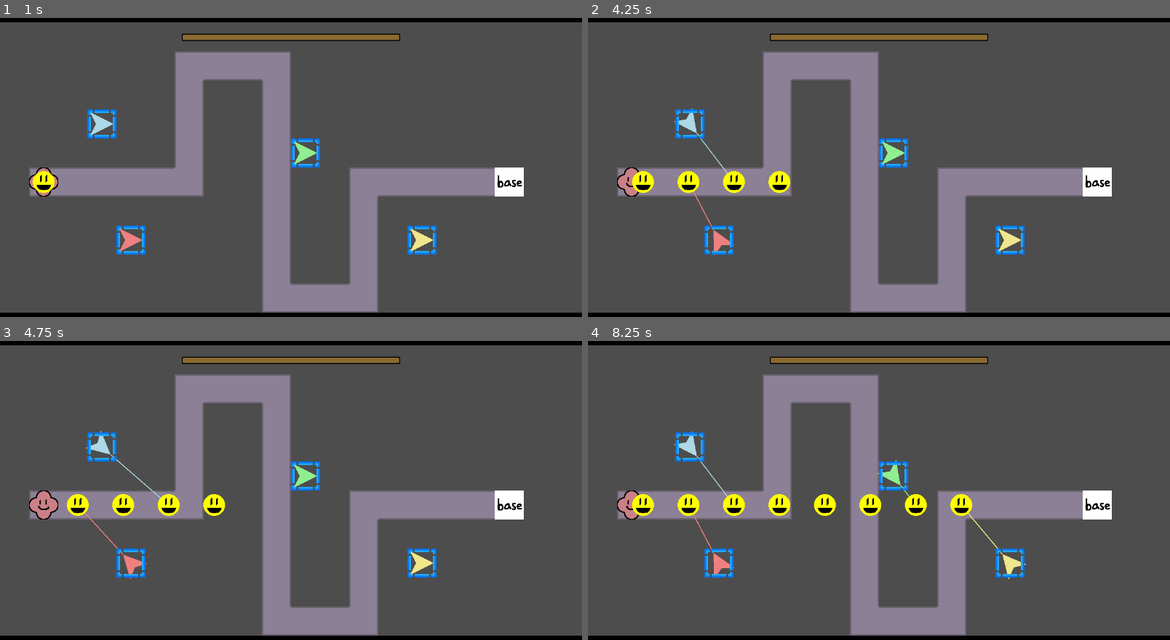
Above: before the commit, frames 1-4 (two rows, left to right).
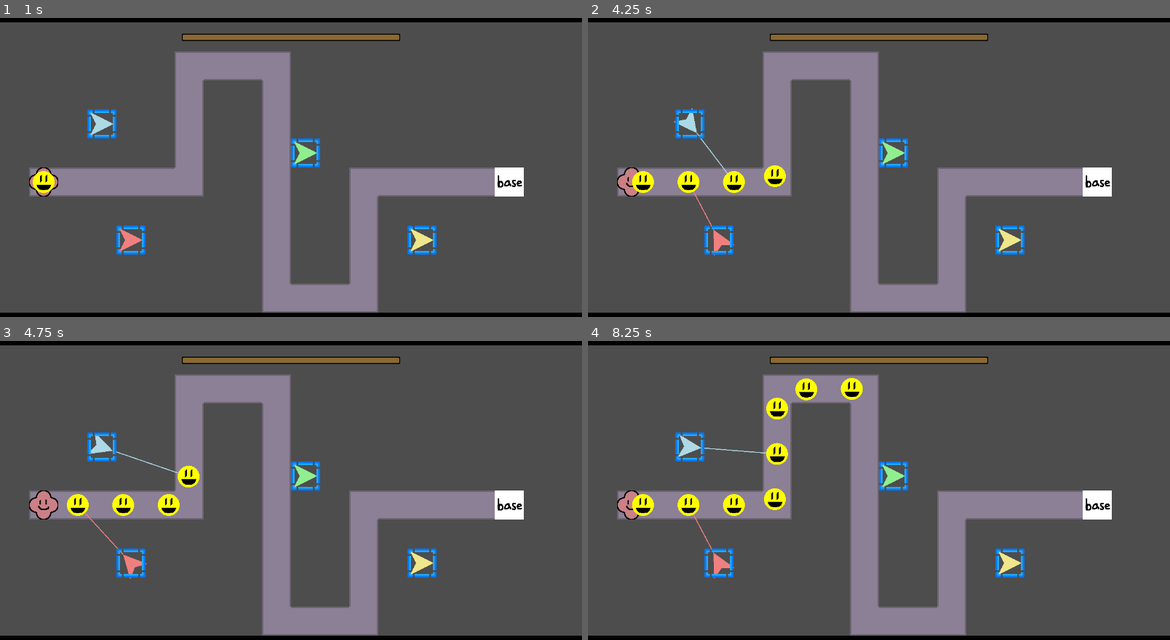
Above: after the commit, the same moments.

Repository: ladybunne/gmtk-game-jam-2024
Game: Godot game, scene res://MainScene.tscn
Same seed, same stepped clock (60 frames per second), same inputs: the game is played once before the commit and once after it.
Inputs (mouse positions are in pixels of both pictures, inside the frame that each line leads up to):
- Up to frame 1 (1 s): tap Enter at 0.5 s; move the mouse to (419, 152) at 0.52 s; click (419, 152) at 0.67 s
- Up to frame 2 (4.25 s): move the mouse to (762, 182) at 1.27 s; click (762, 182) at 1.42 s; move the mouse to (937, 95) at 2.02 s; click (937, 95) at 2.17 s; move the mouse to (849, 233) at 2.77 s; click (849, 233) at 2.92 s; move the mouse to (1053, 215) at 3.52 s; click (1053, 215) at 3.67 s
- Up to frame 3 (4.75 s): move the mouse to (116, 442) at 4.27 s; click (116, 442) at 4.42 s
- Up to frame 4 (8.25 s): move the mouse to (908, 490) at 5.02 s; click (908, 490) at 5.17 s; move the mouse to (791, 409) at 5.77 s; click (791, 409) at 5.92 s; move the mouse to (1007, 475) at 6.52 s; click (1007, 475) at 6.67 s; move the mouse to (762, 505) at 7.27 s; click (762, 505) at 7.42 s; move the mouse to (937, 418) at 8.02 s; click (937, 418) at 8.17 s

Frame 1 is identical in both runs. In frame 2, 0.3% of the frame differs, in the area x 14-35%, y 30-80%; in frame 3, 0.6%; in frame 4, 2.4%, in the area x 14-76%, y 12-80%.

Commit message:
Add navigation, woo! (It was easy.)

Diff:
--- a/Assets/Tilesets/LevelTileSet.tres
+++ b/Assets/Tilesets/LevelTileSet.tres
@@ -1,101 +1,95 @@
-[gd_resource type="TileSet" load_steps=19 format=3 uid="uid://bxu7rt05x3aw8"]
+[gd_resource type="TileSet" load_steps=18 format=3 uid="uid://bxu7rt05x3aw8"]
 
 [ext_resource type="Texture2D" uid="uid://c1kr3hcmkep2f" path="res://Assets/Tiles/tileset.png" id="1_gfreu"]
 
-[sub_resource type="NavigationPolygon" id="NavigationPolygon_ebkoo"]
-vertices = PackedVector2Array(32, 32, -32, 32, -32, -32, 32, -32)
-polygons = Array[PackedInt32Array]([PackedInt32Array(0, 1, 2, 3)])
-outlines = Array[PackedVector2Array]([PackedVector2Array(-32, -32, 32, -32, 32, 32, -32, 32)])
-agent_radius = 0.0
-
-[sub_resource type="NavigationPolygon" id="NavigationPolygon_ok5fw"]
-vertices = PackedVector2Array(32, 32, -32, 32, -32, -16, 32, -16)
-polygons = Array[PackedInt32Array]([PackedInt32Array(0, 1, 2, 3)])
-outlines = Array[PackedVector2Array]([PackedVector2Array(-32, -16, 32, -16, 32, 32, -32, 32)])
-agent_radius = 0.0
-
-[sub_resource type="NavigationPolygon" id="NavigationPolygon_pcnrb"]
-vertices = PackedVector2Array(16, 32, -32, 32, -32, -16, 16, -16)
-polygons = Array[PackedInt32Array]([PackedInt32Array(0, 1, 2, 3)])
-outlines = Array[PackedVector2Array]([PackedVector2Array(-32, -16, 16, -16, 16, 32, -32, 32)])
-agent_radius = 0.0
-
-[sub_resource type="NavigationPolygon" id="NavigationPolygon_5d417"]
-vertices = PackedVector2Array(16, 16, -32, 16, -32, -16, 16, -16)
-polygons = Array[PackedInt32Array]([PackedInt32Array(0, 1, 2, 3)])
-outlines = Array[PackedVector2Array]([PackedVector2Array(-32, -16, 16, -16, 16, 16, -32, 16)])
-agent_radius = 0.0
-
-[sub_resource type="NavigationPolygon" id="NavigationPolygon_riy2y"]
-vertices = PackedVector2Array(16, 16, -16, 16, -16, -16, 16, -16)
-polygons = Array[PackedInt32Array]([PackedInt32Array(0, 1, 2, 3)])
-outlines = Array[PackedVector2Array]([PackedVector2Array(-16, -16, 16, -16, 16, 16, -16, 16)])
-agent_radius = 0.0
-
-[sub_resource type="NavigationPolygon" id="NavigationPolygon_5kjf7"]
-vertices = PackedVector2Array(16, 32, -32, 32, -32, -32, 16, -32)
-polygons = Array[PackedInt32Array]([PackedInt32Array(0, 1, 2, 3)])
-outlines = Array[PackedVector2Array]([PackedVector2Array(-32, -32, 16, -32, 16, 32, -32, 32)])
-agent_radius = 0.0
-
-[sub_resource type="NavigationPolygon" id="NavigationPolygon_uabsk"]
-vertices = PackedVector2Array(16, 16, -32, 16, -32, -32, 16, -32)
-polygons = Array[PackedInt32Array]([PackedInt32Array(0, 1, 2, 3)])
-outlines = Array[PackedVector2Array]([PackedVector2Array(-32, -32, 16, -32, 16, 16, -32, 16)])
-agent_radius = 0.0
-
-[sub_resource type="NavigationPolygon" id="NavigationPolygon_edn46"]
-vertices = PackedVector2Array(16, 16, -16, 16, -16, -32, 16, -32)
-polygons = Array[PackedInt32Array]([PackedInt32Array(0, 1, 2, 3)])
-outlines = Array[PackedVector2Array]([PackedVector2Array(-16, -32, 16, -32, 16, 16, -16, 16)])
-agent_radius = 0.0
-
-[sub_resource type="NavigationPolygon" id="NavigationPolygon_fqy3m"]
-vertices = PackedVector2Array(32, 16, -32, 16, -32, -16, 32, -16)
-polygons = Array[PackedInt32Array]([PackedInt32Array(0, 1, 2, 3)])
-outlines = Array[PackedVector2Array]([PackedVector2Array(-32, -16, 32, -16, 32, 16, -32, 16)])
-agent_radius = 0.0
-
-[sub_resource type="NavigationPolygon" id="NavigationPolygon_5l5gm"]
-vertices = PackedVector2Array(32, 16, -32, 16, -32, -32, 32, -32)
-polygons = Array[PackedInt32Array]([PackedInt32Array(0, 1, 2, 3)])
-outlines = Array[PackedVector2Array]([PackedVector2Array(-32, -32, 32, -32, 32, 16, -32, 16)])
-agent_radius = 0.0
-
-[sub_resource type="NavigationPolygon" id="NavigationPolygon_xl02r"]
-vertices = PackedVector2Array(32, 16, -16, 16, -16, -32, 32, -32)
-polygons = Array[PackedInt32Array]([PackedInt32Array(0, 1, 2, 3)])
-outlines = Array[PackedVector2Array]([PackedVector2Array(-16, -32, 32, -32, 32, 16, -16, 16)])
-agent_radius = 0.0
-
-[sub_resource type="NavigationPolygon" id="NavigationPolygon_ojetb"]
-vertices = PackedVector2Array(32, 16, -16, 16, -16, -16, 32, -16)
-polygons = Array[PackedInt32Array]([PackedInt32Array(0, 1, 2, 3)])
-outlines = Array[PackedVector2Array]([PackedVector2Array(-16, -16, 32, -16, 32, 16, -16, 16)])
-agent_radius = 0.0
-
-[sub_resource type="NavigationPolygon" id="NavigationPolygon_6vsf1"]
-vertices = PackedVector2Array(16, 32, -16, 32, -16, -32, 16, -32)
-polygons = Array[PackedInt32Array]([PackedInt32Array(0, 1, 2, 3)])
-outlines = Array[PackedVector2Array]([PackedVector2Array(-16, -32, 16, -32, 16, 32, -16, 32)])
-agent_radius = 0.0
-
-[sub_resource type="NavigationPolygon" id="NavigationPolygon_1124c"]
-vertices = PackedVector2Array(32, 32, -16, 32, -16, -32, 32, -32)
-polygons = Array[PackedInt32Array]([PackedInt32Array(0, 1, 2, 3)])
-outlines = Array[PackedVector2Array]([PackedVector2Array(-16, -32, 32, -32, 32, 32, -16, 32)])
-agent_radius = 0.0
-
-[sub_resource type="NavigationPolygon" id="NavigationPolygon_wrwlo"]
-vertices = PackedVector2Array(32, 32, -16, 32, -16, -16, 32, -16)
-polygons = Array[PackedInt32Array]([PackedInt32Array(0, 1, 2, 3)])
-outlines = Array[PackedVector2Array]([PackedVector2Array(-16, -16, 32, -16, 32, 32, -16, 32)])
-agent_radius = 0.0
-
-[sub_resource type="NavigationPolygon" id="NavigationPolygon_scee0"]
-vertices = PackedVector2Array(16, 32, -16, 32, -16, -16, 16, -16)
-polygons = Array[PackedInt32Array]([PackedInt32Array(0, 1, 2, 3)])
-outlines = Array[PackedVector2Array]([PackedVector2Array(-16, -16, 16, -16, 16, 32, -16, 32)])
+[sub_resource type="NavigationPolygon" id="NavigationPolygon_ta8nn"]
+vertices = PackedVector2Array(32, -6.39844, 32, 6.39844, 6.39844, 5.5, 6.39844, -6.39844, 6.39844, 32, -6.39844, 32, -6.39844, 6.39844, -32, 6.39844, -32, -6.39844, -6.39844, -6.39844, 6.39844, -32, -6.39844, -32)
+polygons = Array[PackedInt32Array]([PackedInt32Array(0, 1, 2, 3), PackedInt32Array(2, 4, 5, 6), PackedInt32Array(6, 7, 8, 9, 2), PackedInt32Array(3, 2, 9), PackedInt32Array(10, 3, 9, 11)])
+outlines = Array[PackedVector2Array]([PackedVector2Array(-6.4, -32, 6.4, -32, 6.4, -6.4, 32, -6.4, 32, 6.4, 6.4, 5.5, 6.4, 32, -6.4, 32, -6.4, 6.4, -32, 6.4, -32, -6.4, -6.4, -6.4)])
+agent_radius = 0.0
+
+[sub_resource type="NavigationPolygon" id="NavigationPolygon_6h3qg"]
+vertices = PackedVector2Array(32, -6.39844, 32, 6.39844, 6.39844, 6.39844, -32, -6.39844, 6.39844, 32, -6.39844, 32, -6.39844, 6.39844, -32, 6.39844)
+polygons = Array[PackedInt32Array]([PackedInt32Array(0, 1, 2, 3), PackedInt32Array(2, 4, 5, 6), PackedInt32Array(3, 2, 6), PackedInt32Array(3, 6, 7)])
+outlines = Array[PackedVector2Array]([PackedVector2Array(-32, -6.4, 32, -6.4, 32, 6.4, 6.4, 6.4, 6.4, 32, -6.4, 32, -6.4, 6.4, -32, 6.4)])
+agent_radius = 0.0
+
+[sub_resource type="NavigationPolygon" id="NavigationPolygon_t8jtq"]
+vertices = PackedVector2Array(6.39844, -6.39844, 6.39844, 32, -6.39844, 32, -6.39844, 6.39844, -32, -6.39844, -32, 6.39844)
+polygons = Array[PackedInt32Array]([PackedInt32Array(0, 1, 2, 3), PackedInt32Array(4, 0, 3, 5)])
+outlines = Array[PackedVector2Array]([PackedVector2Array(-32, -6.4, 6.4, -6.4, 6.4, 32, -6.4, 32, -6.4, 6.4, -32, 6.4)])
+agent_radius = 0.0
+
+[sub_resource type="NavigationPolygon" id="NavigationPolygon_bqvl2"]
+vertices = PackedVector2Array(6.39844, 6.39844, -32, 6.39844, -32, -6.39844, 6.39844, -6.39844)
+polygons = Array[PackedInt32Array]([PackedInt32Array(0, 1, 2, 3)])
+outlines = Array[PackedVector2Array]([PackedVector2Array(-32, -6.4, 6.4, -6.4, 6.4, 6.4, -32, 6.4, -32, 16)])
+agent_radius = 0.0
+
+[sub_resource type="NavigationPolygon" id="NavigationPolygon_q5p3y"]
+vertices = PackedVector2Array(6.39844, -32, 6.39844, 32, -6.39844, 32, -6.39844, 6.39844, -32, 6.39844, -32, -6.39844, -6.39844, -6.39844, -6.39844, -32)
+polygons = Array[PackedInt32Array]([PackedInt32Array(0, 1, 2, 3), PackedInt32Array(3, 4, 5, 6), PackedInt32Array(0, 3, 6), PackedInt32Array(0, 6, 7)])
+outlines = Array[PackedVector2Array]([PackedVector2Array(-6.4, -32, 6.4, -32, 6.4, 32, -6.4, 32, -6.4, 6.4, -32, 6.4, -32, -6.4, -6.4, -6.4)])
+agent_radius = 0.0
+
+[sub_resource type="NavigationPolygon" id="NavigationPolygon_as0dm"]
+vertices = PackedVector2Array(6.39844, 6.39844, -32, 6.39844, -32, -6.39844, -6.39844, -6.39844, 6.39844, -32, -6.39844, -32)
+polygons = Array[PackedInt32Array]([PackedInt32Array(0, 1, 2, 3), PackedInt32Array(4, 0, 3, 5)])
+outlines = Array[PackedVector2Array]([PackedVector2Array(-6.4, -32, 6.4, -32, 6.4, 6.4, -32, 6.4, -32, -6.4, -6.4, -6.4)])
+agent_radius = 0.0
+
+[sub_resource type="NavigationPolygon" id="NavigationPolygon_d0vu7"]
+vertices = PackedVector2Array(6.39844, 6.39844, -6.39844, 6.39844, -6.39844, -32, 6.39844, -32)
+polygons = Array[PackedInt32Array]([PackedInt32Array(0, 1, 2, 3)])
+outlines = Array[PackedVector2Array]([PackedVector2Array(-6.4, -32, 6.4, -32, 6.4, 6.4, -6.4, 6.4)])
+agent_radius = 0.0
+
+[sub_resource type="NavigationPolygon" id="NavigationPolygon_cs6ug"]
+vertices = PackedVector2Array(32, 6.39844, -32, 6.39844, -32, -6.39844, 32, -6.39844)
+polygons = Array[PackedInt32Array]([PackedInt32Array(0, 1, 2, 3)])
+outlines = Array[PackedVector2Array]([PackedVector2Array(-32, -6.4, 32, -6.4, 32, 6.4, -32, 6.4)])
+agent_radius = 0.0
+
+[sub_resource type="NavigationPolygon" id="NavigationPolygon_o1p23"]
+vertices = PackedVector2Array(6.39844, -6.39844, 32, -6.39844, 32, 6.39844, -32, 6.39844, -32, -6.39844, -6.39844, -6.39844, 6.39844, -32, -6.39844, -32)
+polygons = Array[PackedInt32Array]([PackedInt32Array(0, 1, 2, 3), PackedInt32Array(3, 4, 5), PackedInt32Array(0, 3, 5), PackedInt32Array(6, 0, 5, 7)])
+outlines = Array[PackedVector2Array]([PackedVector2Array(-6.4, -32, 6.4, -32, 6.4, -6.4, 32, -6.4, 32, 6.4, -32, 6.4, -32, -6.4, -6.4, -6.4)])
+agent_radius = 0.0
+
+[sub_resource type="NavigationPolygon" id="NavigationPolygon_nh83v"]
+vertices = PackedVector2Array(6.39844, -6.39844, 32, -6.39844, 32, 6.39844, -6.39844, 6.39844, -6.39844, -32, 6.39844, -32)
+polygons = Array[PackedInt32Array]([PackedInt32Array(0, 1, 2, 3), PackedInt32Array(0, 3, 4, 5)])
+outlines = Array[PackedVector2Array]([PackedVector2Array(-6.4, -32, 6.4, -32, 6.4, -6.4, 32, -6.4, 32, 6.4, -6.4, 6.4)])
+agent_radius = 0.0
+
+[sub_resource type="NavigationPolygon" id="NavigationPolygon_fglxy"]
+vertices = PackedVector2Array(32, 6.39844, -6.39844, 6.39844, -6.39844, -6.39844, 32, -6.39844)
+polygons = Array[PackedInt32Array]([PackedInt32Array(0, 1, 2, 3)])
+outlines = Array[PackedVector2Array]([PackedVector2Array(-6.4, -6.4, 32, -6.4, 32, 6.4, -6.4, 6.4)])
+agent_radius = 0.0
+
+[sub_resource type="NavigationPolygon" id="NavigationPolygon_aifpy"]
+vertices = PackedVector2Array(6.39844, 32, -6.39844, 32, -6.39844, -32, 6.39844, -32)
+polygons = Array[PackedInt32Array]([PackedInt32Array(0, 1, 2, 3)])
+outlines = Array[PackedVector2Array]([PackedVector2Array(-6.4, -32, 6.4, -32, 6.4, 32, -6.4, 32)])
+agent_radius = 0.0
+
+[sub_resource type="NavigationPolygon" id="NavigationPolygon_hsmsu"]
+vertices = PackedVector2Array(6.39844, -6.39844, 32, -7, 32, 6.39844, 6.39844, 6.39844, 6.39844, 32, -6.39844, 32, -6.39844, -32, 6.39844, -32)
+polygons = Array[PackedInt32Array]([PackedInt32Array(0, 1, 2, 3), PackedInt32Array(3, 4, 5, 6), PackedInt32Array(0, 3, 6), PackedInt32Array(7, 0, 6)])
+outlines = Array[PackedVector2Array]([PackedVector2Array(-6.4, -32, 6.4, -32, 6.4, -6.4, 32, -7, 32, 6.4, 6.4, 6.4, 6.4, 32, -6.4, 32)])
+agent_radius = 0.0
+
+[sub_resource type="NavigationPolygon" id="NavigationPolygon_r6obb"]
+vertices = PackedVector2Array(32, -6.39844, 32, 6.39844, 6.39844, 6.39844, -6.39844, -6.39844, -6.39844, 32, 6.39844, 32)
+polygons = Array[PackedInt32Array]([PackedInt32Array(0, 1, 2, 3), PackedInt32Array(4, 3, 2, 5)])
+outlines = Array[PackedVector2Array]([PackedVector2Array(-6.4, -6.4, 32, -6.4, 32, 6.4, 6.4, 6.4, 6.4, 32, -6.4, 32)])
+agent_radius = 0.0
+
+[sub_resource type="NavigationPolygon" id="NavigationPolygon_sa55y"]
+vertices = PackedVector2Array(6.39844, 32, -6.39844, 32, -6.39844, -6.39844, 6.39844, -6.39844)
+polygons = Array[PackedInt32Array]([PackedInt32Array(0, 1, 2, 3)])
+outlines = Array[PackedVector2Array]([PackedVector2Array(-6.4, -6.4, 6.4, -6.4, 6.4, 32, -6.4, 32)])
 agent_radius = 0.0
 
 [sub_resource type="TileSetAtlasSource" id="TileSetAtlasSource_xfw5l"]
@@ -108,95 +102,94 @@
 0:0/0/terrains_peering_bit/bottom_side = 0
 0:0/0/terrains_peering_bit/left_side = 0
 0:0/0/terrains_peering_bit/top_side = 0
-0:0/0/navigation_layer_0/polygon = SubResource("NavigationPolygon_ebkoo")
+0:0/0/navigation_layer_0/polygon = SubResource("NavigationPolygon_ta8nn")
 1:0/0 = 0
 1:0/0/terrain_set = 0
 1:0/0/terrain = 0
-1:0/0/navigation_layer_0/polygon = SubResource("NavigationPolygon_riy2y")
 2:0/0 = 0
 2:0/0/terrain_set = 0
 2:0/0/terrain = 0
 2:0/0/terrains_peering_bit/right_side = 0
 2:0/0/terrains_peering_bit/left_side = 0
-2:0/0/navigation_layer_0/polygon = SubResource("NavigationPolygon_fqy3m")
+2:0/0/navigation_layer_0/polygon = SubResource("NavigationPolygon_cs6ug")
 3:0/0 = 0
 3:0/0/terrain_set = 0
 3:0/0/terrain = 0
 3:0/0/terrains_peering_bit/bottom_side = 0
 3:0/0/terrains_peering_bit/top_side = 0
-3:0/0/navigation_layer_0/polygon = SubResource("NavigationPolygon_6vsf1")
+3:0/0/navigation_layer_0/polygon = SubResource("NavigationPolygon_aifpy")
 0:1/0 = 0
 0:1/0/terrain_set = 0
 0:1/0/terrain = 0
 0:1/0/terrains_peering_bit/right_side = 0
 0:1/0/terrains_peering_bit/bottom_side = 0
 0:1/0/terrains_peering_bit/left_side = 0
-0:1/0/navigation_layer_0/polygon = SubResource("NavigationPolygon_ok5fw")
+0:1/0/navigation_layer_0/polygon = SubResource("NavigationPolygon_6h3qg")
 1:1/0 = 0
 1:1/0/terrain_set = 0
 1:1/0/terrain = 0
 1:1/0/terrains_peering_bit/bottom_side = 0
 1:1/0/terrains_peering_bit/left_side = 0
 1:1/0/terrains_peering_bit/top_side = 0
-1:1/0/navigation_layer_0/polygon = SubResource("NavigationPolygon_5kjf7")
+1:1/0/navigation_layer_0/polygon = SubResource("NavigationPolygon_q5p3y")
 2:1/0 = 0
 2:1/0/terrain_set = 0
 2:1/0/terrain = 0
 2:1/0/terrains_peering_bit/right_side = 0
 2:1/0/terrains_peering_bit/left_side = 0
 2:1/0/terrains_peering_bit/top_side = 0
-2:1/0/navigation_layer_0/polygon = SubResource("NavigationPolygon_5l5gm")
+2:1/0/navigation_layer_0/polygon = SubResource("NavigationPolygon_o1p23")
 3:1/0 = 0
 3:1/0/terrain_set = 0
 3:1/0/terrain = 0
 3:1/0/terrains_peering_bit/right_side = 0
 3:1/0/terrains_peering_bit/bottom_side = 0
 3:1/0/terrains_peering_bit/top_side = 0
-3:1/0/navigation_layer_0/polygon = SubResource("NavigationPolygon_1124c")
+3:1/0/navigation_layer_0/polygon = SubResource("NavigationPolygon_hsmsu")
 0:2/0 = 0
 0:2/0/terrain_set = 0
 0:2/0/terrain = 0
 0:2/0/terrains_peering_bit/bottom_side = 0
 0:2/0/terrains_peering_bit/left_side = 0
-0:2/0/navigation_layer_0/polygon = SubResource("NavigationPolygon_pcnrb")
+0:2/0/navigation_layer_0/polygon = SubResource("NavigationPolygon_t8jtq")
 1:2/0 = 0
 1:2/0/terrain_set = 0
 1:2/0/terrain = 0
 1:2/0/terrains_peering_bit/left_side = 0
 1:2/0/terrains_peering_bit/top_side = 0
-1:2/0/navigation_layer_0/polygon = SubResource("NavigationPolygon_uabsk")
+1:2/0/navigation_layer_0/polygon = SubResource("NavigationPolygon_as0dm")
 2:2/0 = 0
 2:2/0/terrain_set = 0
 2:2/0/terrain = 0
 2:2/0/terrains_peering_bit/right_side = 0
 2:2/0/terrains_peering_bit/top_side = 0
-2:2/0/navigation_layer_0/polygon = SubResource("NavigationPolygon_xl02r")
+2:2/0/navigation_layer_0/polygon = SubResource("NavigationPolygon_nh83v")
 3:2/0 = 0
 3:2/0/terrain_set = 0
 3:2/0/terrain = 0
 3:2/0/terrains_peering_bit/right_side = 0
 3:2/0/terrains_peering_bit/bottom_side = 0
-3:2/0/navigation_layer_0/polygon = SubResource("NavigationPolygon_wrwlo")
+3:2/0/navigation_layer_0/polygon = SubResource("NavigationPolygon_r6obb")
 0:3/0 = 0
 0:3/0/terrain_set = 0
 0:3/0/terrain = 0
 0:3/0/terrains_peering_bit/left_side = 0
-0:3/0/navigation_layer_0/polygon = SubResource("NavigationPolygon_5d417")
+0:3/0/navigation_layer_0/polygon = SubResource("NavigationPolygon_bqvl2")
 1:3/0 = 0
 1:3/0/terrain_set = 0
 1:3/0/terrain = 0
 1:3/0/terrains_peering_bit/top_side = 0
-1:3/0/navigation_layer_0/polygon = SubResource("NavigationPolygon_edn46")
+1:3/0/navigation_layer_0/polygon = SubResource("NavigationPolygon_d0vu7")
 2:3/0 = 0
 2:3/0/terrain_set = 0
 2:3/0/terrain = 0
 2:3/0/terrains_peering_bit/right_side = 0
-2:3/0/navigation_layer_0/polygon = SubResource("NavigationPolygon_ojetb")
+2:3/0/navigation_layer_0/polygon = SubResource("NavigationPolygon_fglxy")
 3:3/0 = 0
 3:3/0/terrain_set = 0
 3:3/0/terrain = 0
 3:3/0/terrains_peering_bit/bottom_side = 0
-3:3/0/navigation_layer_0/polygon = SubResource("NavigationPolygon_scee0")
+3:3/0/navigation_layer_0/polygon = SubResource("NavigationPolygon_sa55y")
 
 [resource]
 tile_size = Vector2i(64, 64)
--- a/GameThings/Base.tscn
+++ b/GameThings/Base.tscn
@@ -4,9 +4,9 @@
 [ext_resource type="Texture2D" uid="uid://bfokkaff6tm36" path="res://Assets/Sprites/base.png" id="1_t4542"]
 
 [sub_resource type="RectangleShape2D" id="RectangleShape2D_18w4u"]
-size = Vector2(8, 8)
+size = Vector2(12, 12)
 
-[node name="Base" type="Area2D"]
+[node name="Base" type="Area2D" groups=["Base"]]
 script = ExtResource("1_hxo7n")
 
 [node name="Sprite2D" type="Sprite2D" parent="."]
--- a/GameThings/Enemy.gd
+++ b/GameThings/Enemy.gd
@@ -4,9 +4,32 @@
 
 var spawner: Spawner
 
-# Called every frame. 'delta' is the elapsed time since the previous frame.
-func _process(delta: float) -> void:
-	move_and_collide(Vector2.RIGHT * speed * delta)
+# I guess this is the better way of doing this?
+@onready var navigation_agent: NavigationAgent2D = $NavigationAgent2D
+
+func _ready() -> void:
+	call_deferred("actor_setup")
+
+func actor_setup():
+	# Wait for the first physics frame so the NavigationServer can sync.
+	await get_tree().physics_frame
+
+	# Now that the navigation map is no longer empty, set the movement target.
+	var base = get_tree().get_first_node_in_group("Base")
+	set_movement_target(base.position)
+
+func set_movement_target(movement_target: Vector2):
+	navigation_agent.target_position = movement_target
+
+func _physics_process(delta: float) -> void:
+	if navigation_agent.is_navigation_finished():
+		return
+
+	var current_agent_position: Vector2 = global_position
+	var next_path_position: Vector2 = navigation_agent.get_next_path_position()
+
+	velocity = current_agent_position.direction_to(next_path_position) * speed
+	move_and_slide()
 
 func distance_from_spawner():
 	return position.distance_to(spawner.position)
--- a/GameThings/Enemy.tscn
+++ b/GameThings/Enemy.tscn
@@ -36,3 +36,9 @@
 position = Vector2(13, 22)
 color = Color(0, 0, 0, 1)
 polygon = PackedVector2Array(-29, -16, -26, -9, -21, -5, -13, -4, -4, -5, 1, -9, 4, -16)
+
+[node name="NavigationAgent2D" type="NavigationAgent2D" parent="."]
+path_desired_distance = 10.0
+target_desired_distance = 5.0
+path_max_distance = 10.0
+path_postprocessing = 1
--- a/Scenes/UI/UI.tscn
+++ b/Scenes/UI/UI.tscn
@@ -15,6 +15,7 @@
 offset_bottom = 40.0
 
 [node name="NinePatchRect" type="NinePatchRect" parent="BuildResourceBar"]
+layout_mode = 0
 offset_left = 400.0
 offset_top = 25.0
 offset_right = 880.0
@@ -27,6 +28,7 @@
 
 [node name="TextureProgressBar" type="TextureProgressBar" parent="BuildResourceBar"]
 texture_filter = 1
+layout_mode = 0
 offset_left = 400.0
 offset_top = 25.0
 offset_right = 880.0
@@ -45,6 +47,7 @@
 
 [node name="TextureProgressBar2" type="TextureProgressBar" parent="BuildResourceBar"]
 texture_filter = 1
+layout_mode = 0
 offset_left = 400.0
 offset_top = 25.0
 offset_right = 880.0
@@ -61,6 +64,7 @@
 script = ExtResource("4_4iij1")
 
 [node name="NinePatchRect2" type="NinePatchRect" parent="BuildResourceBar"]
+layout_mode = 0
 offset_left = 400.0
 offset_top = 25.0
 offset_right = 880.0
--- a/project.godot
+++ b/project.godot
@@ -24,3 +24,7 @@
 window/size/viewport_width=1280
 window/size/viewport_height=720
 window/stretch/mode="viewport"
+
+[global_group]
+
+Base=""
